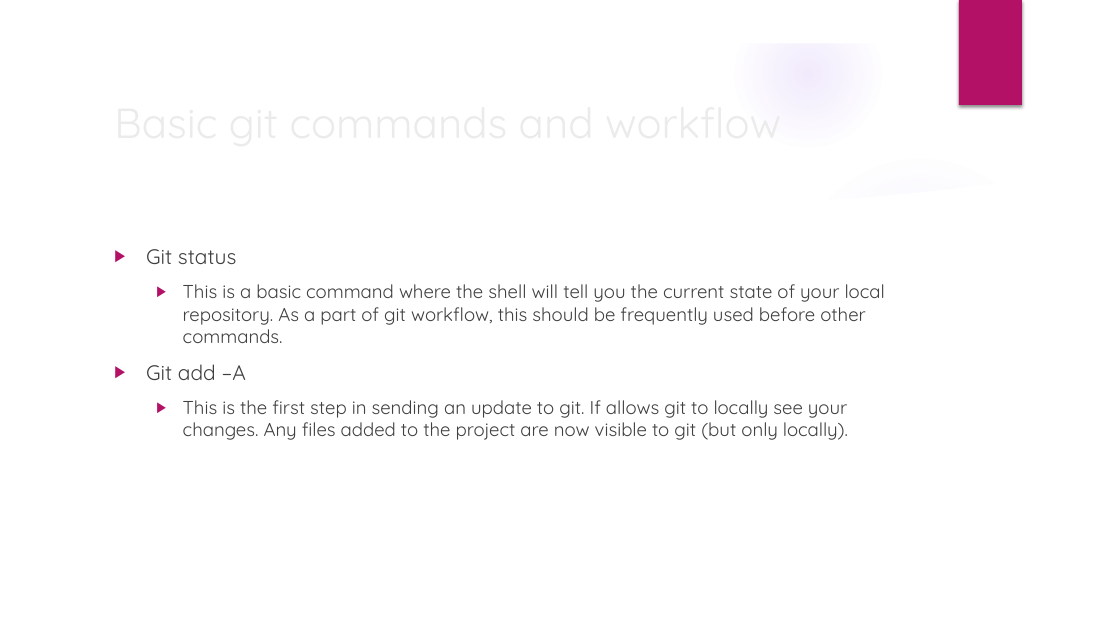
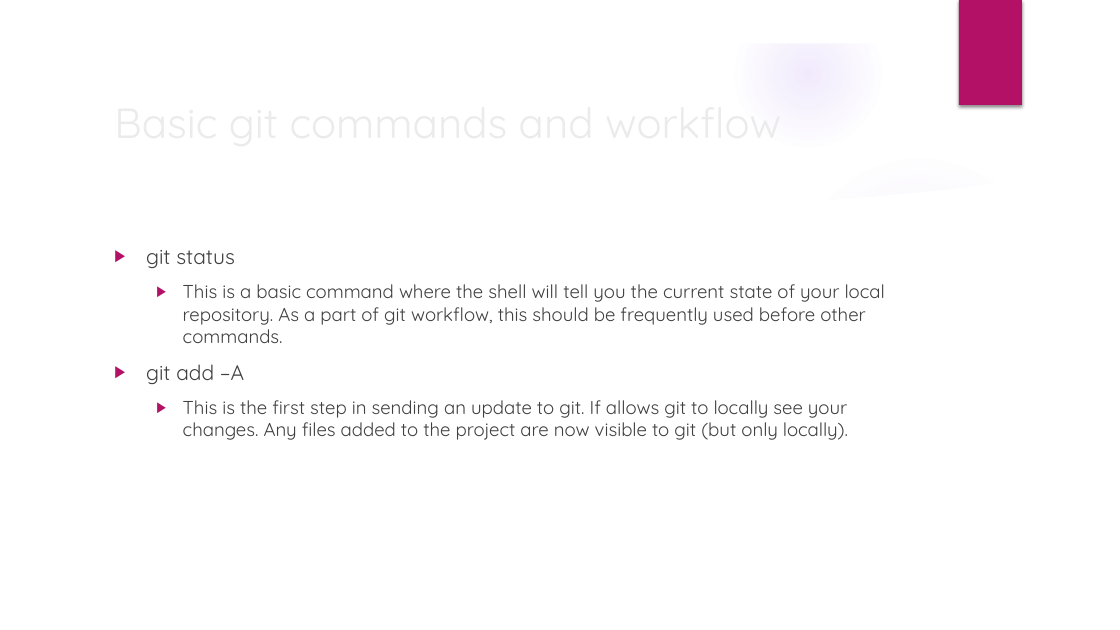
Before and after one commit to cdobos/git_session, a slide deck: slide 6 of Intro to git.pptx. Drawn at 1120x630 pixels with LibreOffice and Linux fonts; fonts in the diff are those of the drawing; background and template pictures are left out. Boxes give left, top, right and bottom in pixels: in the first picture for what was removed or moved away, otherwise in the second. Text is boxed around its words. In the diff, an @@ line names an element or a change of style, - is before the commit and + after.

Commit message:
added examples of basic git commands in ppx

```diff
--- a/Intro to git.pptx
+++ b/Intro to git.pptx
@@ text at box(146, 250, 235, 268): text changed @@
-▶ Git status
+▶ git status
@@ text at box(146, 364, 244, 384): text changed @@
-▶ Git add –A
+▶ git add –A
```
Also in this commit, not shown: 2 other slides changed, 8 slides added.
